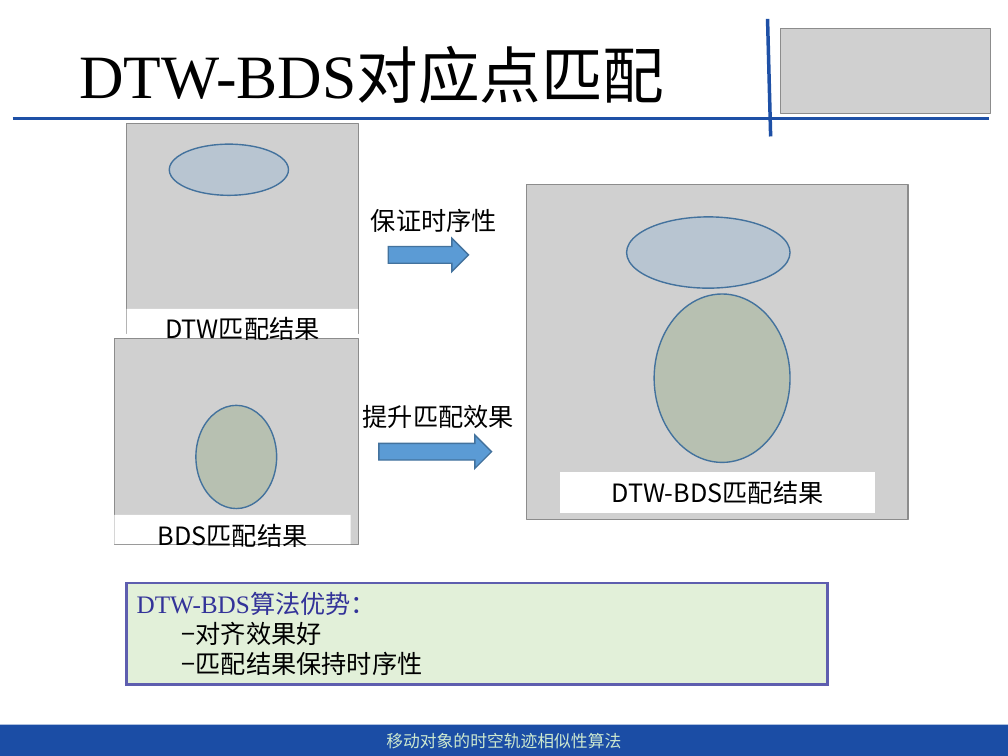
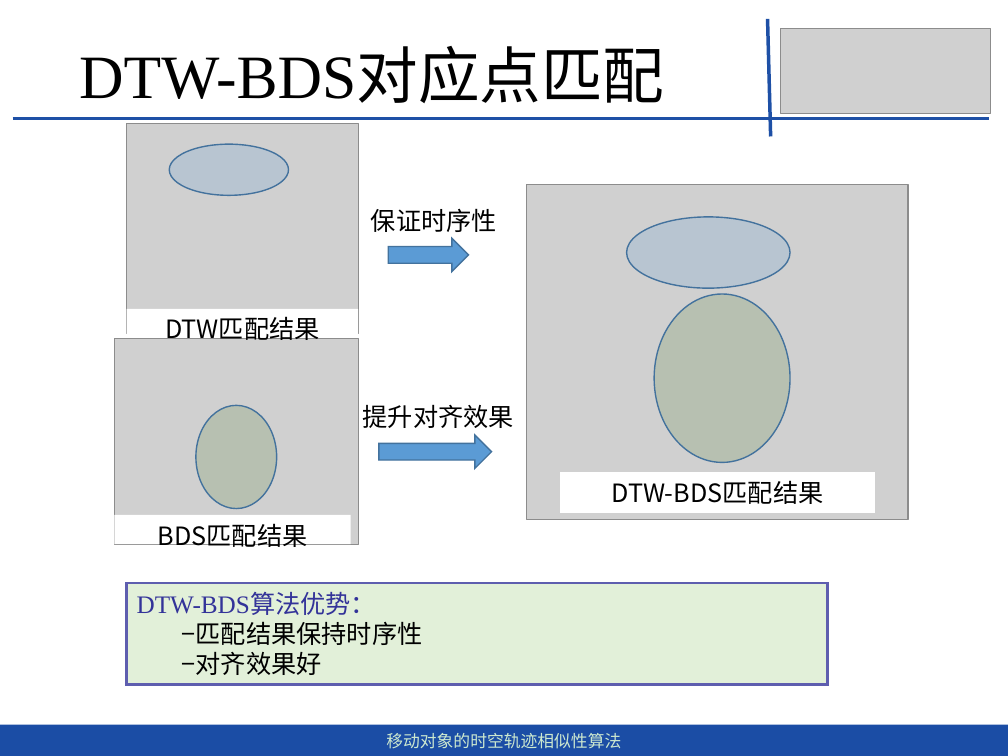
Before and after one commit to dingguangwei/biyelunwen, a slide deck: slide 17 of 移动对象的时空轨迹相似性查询算法-丁光伟-第2版.pptx. Drawn at 1008x756 pixels with LibreOffice and Linux fonts; fonts in the diff are those of the drawing; grey boxes stand for pictures. Boxes give left, top, right and bottom in pixels: in the first picture for what was removed or moved away, otherwise in the second. Text is boxed around its words. In the diff, an @@ line names an element or a change of style, - is before the commit and + after.

```diff
--- a/移动对象的时空轨迹相似性查询算法-丁光伟-第2版.pptx
+++ b/移动对象的时空轨迹相似性查询算法-丁光伟-第2版.pptx
@@ text at [363, 404, 514, 428]: text changed @@
-提升匹配效果
+提升对齐效果
@@ text in rectangle at [182, 621, 423, 645]: paragraph added @@
+−匹配结果保持时序性
@@ text in rectangle at [182, 651, 423, 675]: paragraph removed @@
-−匹配结果保持时序性
```
Also in this commit, not shown: 7 other slides changed, 1 slide added, 3 other files.
